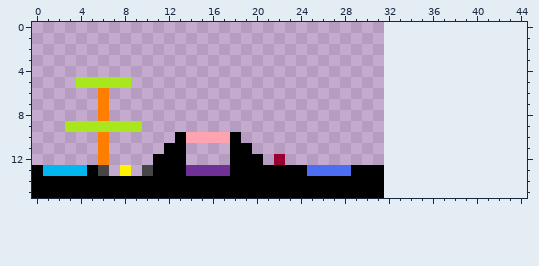
One commit to this pixel-art sprite: fisica_platformer/map.png. The picture above was drawn from the file before the commit.
The file is 32x16 pixels. The old version is drawn lined up with the new one, on the new canvas.
After:
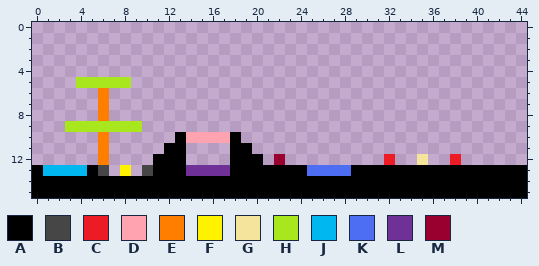
Palette (. is transparent): A #000000  B #464646  C #ed1c24  D #ffa3b1  E #ff7e00  F #fff200  G #f5e49c  H #a8e61d  J #00b7ef  K #4d6df3  L #6f3198  M #990030
The edit:
canvas 32x16 -> 45x16
@@ x 30..44 @@
 11 ...............
-12 ...............
-13 AA.............
-14 AA.............
-15 AA.............
+12 ..C..G..C......
+13 AAAAAAAAAAAAAAA
+14 AAAAAAAAAAAAAAA
+15 AAAAAAAAAAAAAAA
